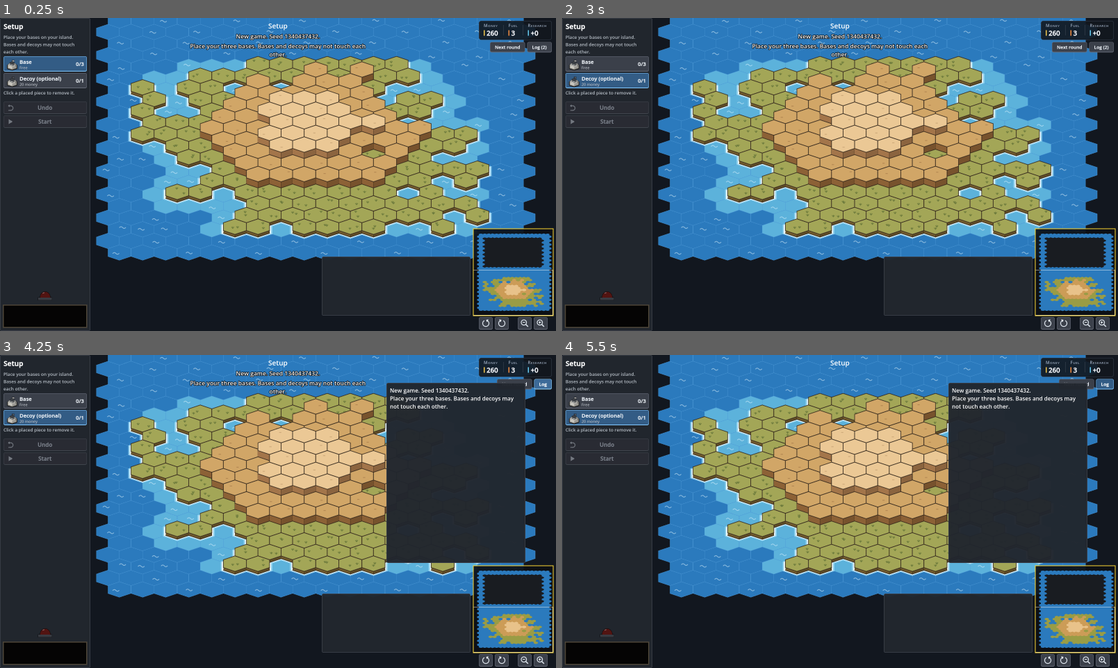
Above: before the commit, frames 1-4 (two rows, left to right).
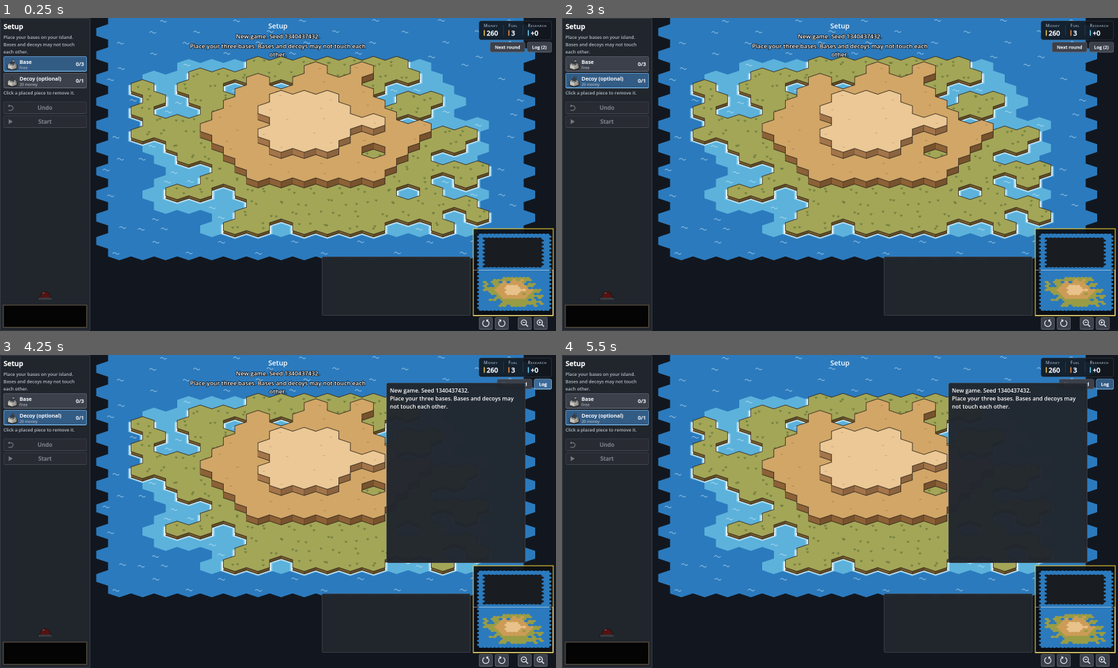
Above: after the commit, the same moments.

Repository: abeuscher/archipelago-game
Game: Godot game, scene res://game/main.tscn
Two runs of this game, one before a commit and one after it. Both use one fixed random seed, a clock stepped at 60 frames per second and the inputs below.
Inputs (mouse positions are in pixels of both pictures, inside the frame that each line leads up to):
- Up to frame 1 (0.25 s): no input
- Up to frame 2 (3 s): click "Next round" at 0.5 s; click "Next round" at 1.25 s; click (606, 64) at 2.02 s; click (606, 80) at 2.77 s
- Up to frame 3 (4.25 s): click "Log (2)" at 3.5 s
- Up to frame 4 (5.5 s): click "Next round" at 4.25 s; click "Next round" at 5 s

The runs differ from the first frame. In frame 1, 2.1% of the frame differs, in the area x 17-97%, y 0-78%; in frame 2, 2.1%; in frame 3, 1.8%; in frame 4, 1.8%.

Commit message:
Ink only coasts and height changes; Show grid option outlines every hex
Co-Authored-By: Claude Opus 5.5 <noreply@anthropic.com>

Diff:
--- a/data/settings.json
+++ b/data/settings.json
@@ -9,5 +9,6 @@
   "decoys_per_side_min": 1,
   "decoys_per_side_max": 3,
   "show_tips": true,
+  "show_grid": false,
   "debug_money": 100
 }
--- a/game/board_view.gd
+++ b/game/board_view.gd
@@ -19,6 +19,7 @@
 var range_rings: Array = []       ## [{"hexes": PackedInt32Array, "color": Color}]
 var placement_ok: Dictionary = {} ## hex -> true where the current tool may place
 var show_hits: bool = false       ## draw hit counts on suspected bases
+var show_grid: bool = false       ## outline every hex, not just coasts and height changes
 var _order: Array = []
 var _time: float = 0.0
 var _since_redraw: float = 0.0
@@ -31,6 +32,9 @@
 ## Surf around known land: the hex footprint at sea level, scaled up, drawn
 ## under the land so it shows only where the land meets the sea.
 const SURF_SCALE := [[1.24, Palette.SURF_OUTER], [1.13, Palette.SURF]]
+## Grid directions by angle in the board plane (y down): 0, 60, ... 300 degrees.
+const DIRS_BY_ANGLE := [Vector2i(1, 0), Vector2i(0, 1), Vector2i(-1, 1), Vector2i(-1, 0), Vector2i(0, -1), Vector2i(1, -1)]
+const GRID_INK := Color(0.17, 0.12, 0.07, 0.35)
 ## Fog: near-black, feathered over its edges, with faint blotches that stay
 ## put (so panning is visible) and a few slow drifting wisps and swirls.
 const FOG := Color(0.045, 0.05, 0.065)
@@ -132,7 +136,8 @@
 			_draw_fog(i, top)
 		else:
 			draw_colored_polygon(top, Palette.SEA_SHALLOW if _near_land(i) else SEA)
-			draw_polyline(_closed(top), Palette.SEA_LINE, 1.0)
+			if show_grid:
+				draw_polyline(_closed(top), Palette.SEA_LINE, 1.0)
 			Palette.draw_wave(self, iso.top_center(i, 0, false), Palette.hash_i(i))
 			if t.get("stale", false):
 				draw_colored_polygon(top, STALE_TINT)
@@ -156,7 +161,7 @@
 		_draw_walls(i, top, lvl)
 		draw_colored_polygon(top, LAND_TOP[clampi(lvl, 0, 2)])
 		Palette.draw_ground_marks(self, iso.top_center(i, lvl, true), lvl, Palette.hash_i(i))
-		draw_polyline(_closed(top), Palette.INK, 1.3, true)
+		_draw_land_edges(i, top, lvl)
 		if t.get("stale", false):
 			draw_colored_polygon(top, STALE_TINT)
 		_draw_tile_extras(i, t, top, rings_at, font)
@@ -170,6 +175,27 @@
 		draw_arc(mc, 11.0, 0, TAU, 20, col, 2.0)
 		draw_line(mc + Vector2(-15, 0), mc + Vector2(15, 0), col, 2.0)
 		draw_line(mc + Vector2(0, -9), mc + Vector2(0, 9), col, 2.0)
+
+
+## Ink on the edges of a land hex that face the sea, fog, the edge of the
+## space or a different height. Edges between land at the same height are
+## left open unless the grid is on, when they get a faint line.
+func _draw_land_edges(i: int, top: PackedVector2Array, lvl: int) -> void:
+	for k in 6:
+		var n := edge_neighbor(i, k)
+		var open := n >= 0 and _land(tiles[n]) and _lvl(tiles[n]) == lvl
+		if open and not show_grid:
+			continue
+		draw_line(top[k], top[(k + 1) % 6], GRID_INK if open else Palette.INK, 1.0 if open else 1.3, true)
+
+
+## The hex across edge k (from corner k to corner k+1) of hex i's outline
+## in the current rotation, or -1 outside the space. Edge k faces the
+## screen direction 60 + 60k degrees; undoing the board rotation gives the
+## grid direction.
+func edge_neighbor(i: int, k: int) -> int:
+	var d: Vector2i = DIRS_BY_ANGLE[posmod(1 + k - iso.rotation_step, 6)]
+	return iso.grid.axial_to_index(iso.grid.axial_of(i) + d)
 
 
 ## A known sea hex next to known land is drawn as shallow water.
--- a/game/esc_menu.gd
+++ b/game/esc_menu.gd
@@ -19,6 +19,7 @@
 var _target_off: CheckBox
 var _decoys: SpinBox
 var _tips: CheckBox
+var _grid: CheckBox
 var _reset_note: Label
 
 
@@ -76,6 +77,9 @@
 	var reset := _button("Reset tips", _reset_tips)
 	reset.tooltip_text = "Show every tip again from the beginning"
 	tips_row.add_child(reset)
+	_grid = _check("Show grid")
+	_grid.tooltip_text = "Outline every hex. Off, only coasts and changes of height are outlined."
+	_opts_box.add_child(_grid)
 	_reset_note = Label.new()
 	_reset_note.add_theme_font_size_override("font_size", 13)
 	_reset_note.add_theme_color_override("font_color", Color(0.55, 0.85, 1.0))
@@ -143,6 +147,7 @@
 	_target_clock.value = int(defaults["targeting_clock_seconds"]) if _target_off.button_pressed else int(settings["targeting_clock_seconds"])
 	_decoys.value = int(settings["decoys_per_side"])
 	_tips.button_pressed = bool(settings["show_tips"])
+	_grid.button_pressed = bool(settings["show_grid"])
 	_reset_note.text = ""
 	_main_box.visible = false
 	_opts_box.visible = true
@@ -155,6 +160,7 @@
 	s["targeting_clock_seconds"] = off if _target_off.button_pressed else int(_target_clock.value)
 	s["decoys_per_side"] = int(_decoys.value)
 	s["show_tips"] = _tips.button_pressed
+	s["show_grid"] = _grid.button_pressed
 	settings = UserSettings.sanitize(s, defaults)
 	settings_changed.emit(settings.duplicate(true))
 	_show_main()
--- a/game/main.gd
+++ b/game/main.gd
@@ -87,6 +87,7 @@
 	own_board.setup(m.sides[0].island.grid)
 	add_child(own_board)
 	_layout_boards()
+	_apply_grid()
 	effects = Effects.new()
 	effects.z_index = 10
 	add_child(effects)
@@ -889,8 +890,18 @@
 func _on_settings_changed(s: Dictionary) -> void:
 	prefs = s
 	_save_prefs()
+	_apply_grid()
 	current_tip = null
 	_refresh()
+
+
+## The "Show grid" option: every hex outlined, or only coasts and height
+## changes.
+func _apply_grid() -> void:
+	var on := bool(prefs["show_grid"])
+	for v in [own_board, enemy_board, ocean]:
+		v.show_grid = on
+		v.queue_redraw()
 
 
 func _save_prefs() -> void:
--- a/game/ocean_view.gd
+++ b/game/ocean_view.gd
@@ -10,6 +10,7 @@
 const MARGIN_HEXES := 2       ## open sea beyond the outermost island hex
 
 var cells: Array = []         ## screen centres of the sea hexes
+var show_grid: bool = false   ## outline every sea hex (the "Show grid" option)
 var _rect := Rect2()          ## screen bounds of the whole sea
 
 
@@ -56,7 +57,8 @@
 	for c in cells:
 		var poly := Iso.hex_at(c)
 		draw_colored_polygon(poly, Palette.SEA)
-		var closed := poly.duplicate()
-		closed.append(poly[0])
-		draw_polyline(closed, Palette.SEA_LINE, 1.0)
+		if show_grid:
+			var closed := poly.duplicate()
+			closed.append(poly[0])
+			draw_polyline(closed, Palette.SEA_LINE, 1.0)
 		Palette.draw_wave(self, c, Palette.hash_v(c))
--- a/game/user_settings.gd
+++ b/game/user_settings.gd
@@ -4,7 +4,7 @@
 extends RefCounted
 
 const PATH := "user://settings.json"
-const KEYS := ["settings_version", "build_clock_seconds", "targeting_clock_seconds", "decoys_per_side", "show_tips", "tips_done"]
+const KEYS := ["settings_version", "build_clock_seconds", "targeting_clock_seconds", "decoys_per_side", "show_tips", "show_grid", "tips_done"]
 ## Settings saved before this version drop their clock values, so a change
 ## to the default clocks reaches players who already have a settings file.
 const CLOCK_RESET_BEFORE := 2
@@ -44,6 +44,7 @@
 		"decoys_per_side": clampi(int(s.get("decoys_per_side", defaults["decoys_per_side"])),
 			int(defaults["decoys_per_side_min"]), int(defaults["decoys_per_side_max"])),
 		"show_tips": bool(s.get("show_tips", defaults.get("show_tips", true))),
+		"show_grid": bool(s.get("show_grid", defaults.get("show_grid", false))),
 		"tips_done": [],
 	}
 	var done = s.get("tips_done", [])
--- a/tests/test_interface.gd
+++ b/tests/test_interface.gd
@@ -16,6 +16,7 @@
 	eq(s["targeting_clock_seconds"], 60, "default targeting clock")
 	eq(s["decoys_per_side"], 1, "default decoys")
 	eq(s["show_tips"], true, "tips on by default")
+	eq(s["show_grid"], false, "grid off by default")
 	s = UserSettings.sanitize({"settings_version": 2, "decoys_per_side": 9, "build_clock_seconds": 7, "targeting_clock_seconds": 5000, "junk": 1}, d.settings)
 	eq(s["decoys_per_side"], 3, "decoys clamped to max")
 	eq(s["build_clock_seconds"], 10, "clock rounded to the step")
--- a/tests/test_presentation.gd
+++ b/tests/test_presentation.gd
@@ -37,3 +37,21 @@
 		var order: Array = iso.draw_order()
 		for i in range(1, order.size()):
 			check(iso.plane(order[i - 1]).y <= iso.plane(order[i]).y + 0.001, "sorted by depth")
+
+
+func test_edge_neighbor_matches_the_drawn_outline() -> void:
+	const BoardView = preload("res://game/board_view.gd")
+	var g = HexGrid.new(9, 9)
+	var bv = BoardView.new()
+	bv.setup(g)
+	var i: int = g.center_index()
+	for r in 6:
+		bv.iso.rotation_step = r
+		var c: Vector2 = bv.iso.top_center(i, 0, false)
+		var top: PackedVector2Array = bv.iso.top_polygon(i, 0, false)
+		for k in 6:
+			var n: int = bv.edge_neighbor(i, k)
+			check(n >= 0, "inner hex has all neighbours")
+			var expect: Vector2 = c + ((top[k] + top[(k + 1) % 6]) / 2.0 - c) * 2.0
+			check(bv.iso.top_center(n, 0, false).distance_to(expect) < 0.5, "edge %d, rotation %d faces its neighbour" % [k, r])
+	bv.free()
--- a/tools/capture.gd
+++ b/tools/capture.gd
@@ -144,4 +144,7 @@
 	main.hud.zoom_requested.emit(1)
 	main.hud.zoom_requested.emit(1)
 	await _shot("19_zoomed")
+	main.prefs["show_grid"] = true
+	main._apply_grid()
+	await _shot("20_grid_on")
 	quit()
Not shown, changed: ASSUMPTIONS.md
